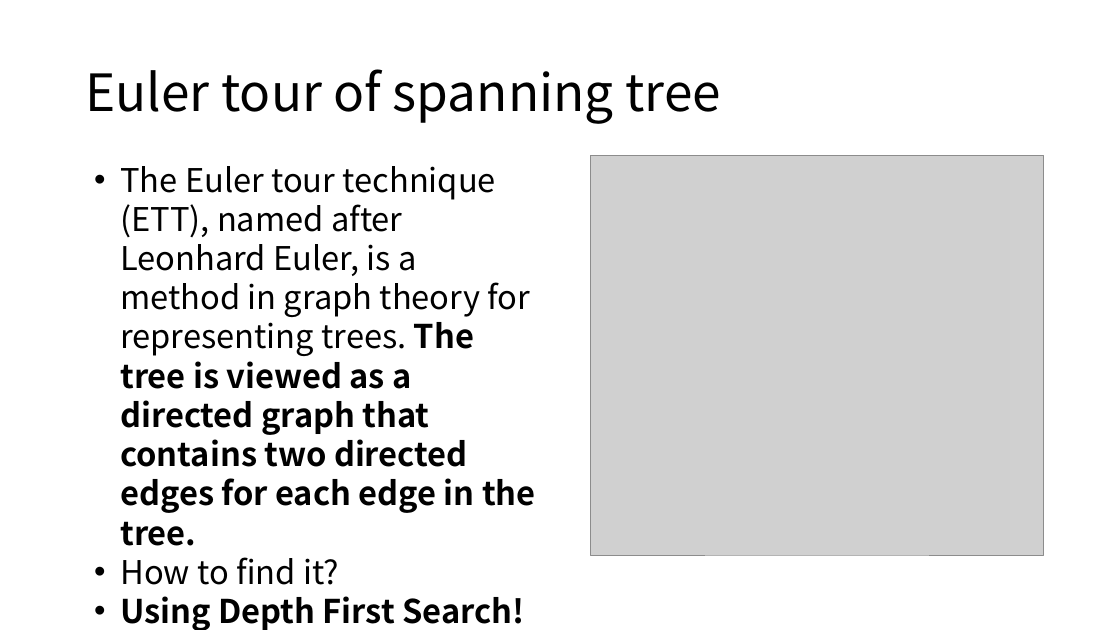
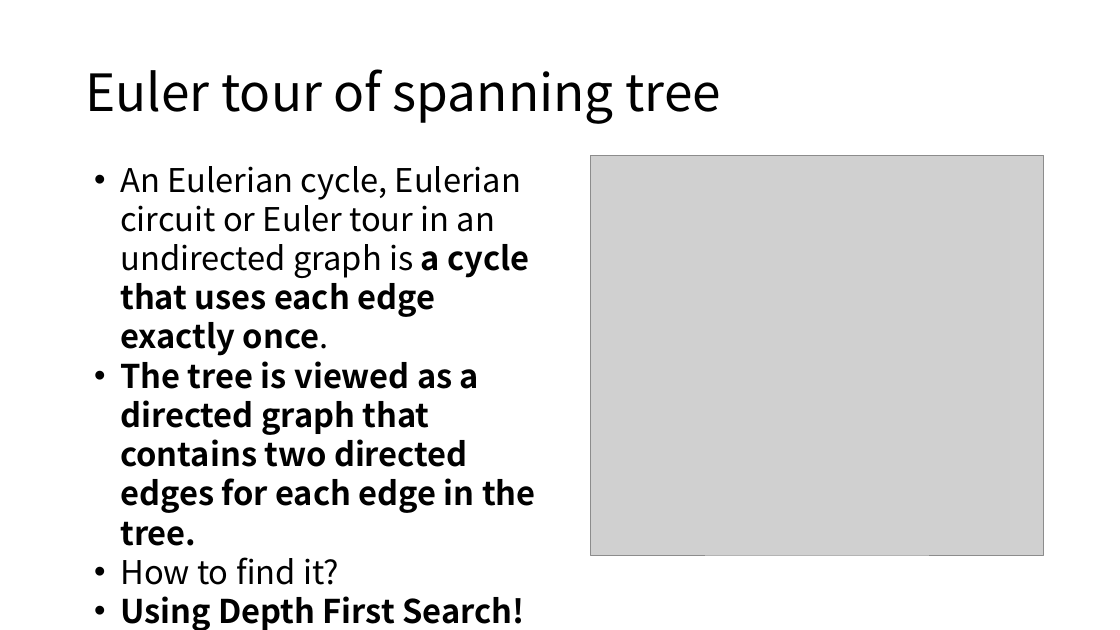
Before and after one commit to KSDeng/CS5234_miniproject, a slide deck: slide 9 of slide.pptx. Drawn at 1120x630 pixels with LibreOffice and Linux fonts; fonts in the diff are those of the drawing; grey boxes stand for pictures. Boxes give left, top, right and bottom in pixels: in the first picture for what was removed or moved away, otherwise in the second. Text is boxed around its words. In the diff, an @@ line names an element or a change of style, - is before the commit and + after.

```diff
--- a/slide.pptx
+++ b/slide.pptx
@@ text at (x1=120, y1=166, x2=536, y2=546): text changed; bold on @@
-• The Euler tour technique (ETT), named after Leonhard Euler, is a method in graph theory for representing trees. The tree is viewed as a directed graph that contains two directed edges for each edge in the tree.
+• An Eulerian cycle, Eulerian circuit or Euler tour in an undirected graph is a cycle that uses each edge exactly once.
+• The tree is viewed as a directed graph that contains two directed edges for each edge in the tree.
```
Also in this commit, not shown: 9 other slides changed, 3 other files.
